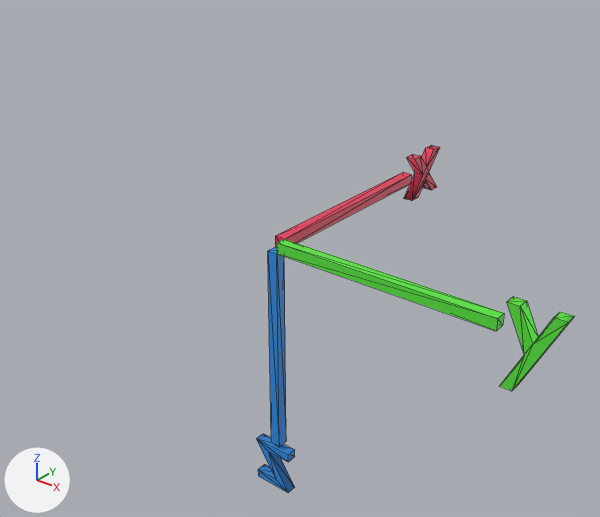
One commit to the glTF model models/axis.glb: the scene before it, then after it.
The view is the same before and after, from a 50 mm camera at (4.11, -4.82, 2.94) aimed at (0.09, 0.2, -0.18). Lighting does not change. The marker at lower left points along +X, +Y and +Z. Mesh edges are drawn as thin lines.

The older version as bpy lines, for what is in view:
```python
ob_x = bpy.data.objects.new('X', me_cube_001)
ob_x.location = (1.05, 0.0, 0.0)
ob_x.rotation_euler = (0.0, 1.571, 0.0)  # degrees (0, 90, 0)
ob_x.scale = (0.05, 0.05, 1.0)
ob_x_label = bpy.data.objects.new('x label', me_text_002)
ob_x_label.location = (0.0, 2.1, -0.25)
ob_x_label.rotation_euler = (1.571, 0.0, 1.571)  # degrees (90, 0, 90)
ob_y = bpy.data.objects.new('Y', me_cube_004)
ob_y.location = (0.0, 1.05, 0.0)
ob_y.rotation_euler = (-1.571, 1.571, 0.0)  # degrees (-90, 90, 0)
ob_y.scale = (0.05, 0.05, 1.0)
ob_y_label = bpy.data.objects.new('y label', me_text_003)
ob_y_label.location = (2.1, 0.0, -0.25)
ob_y_label.rotation_euler = (1.571, 0.0, 0.0)  # degrees (90, 0, 0)
ob_z = bpy.data.objects.new('Z', me_cube_005)
ob_z.location = (0.0, 0.0, -1.05)
ob_z.scale = (0.05, 0.05, 1.0)
ob_z_label = bpy.data.objects.new('z label', me_text_004)
ob_z_label.location = (-0.25, 0.0, -2.1)
ob_z_label.rotation_euler = (-1.571, 0.0, 0.0)  # degrees (-90, 0, 0)
```
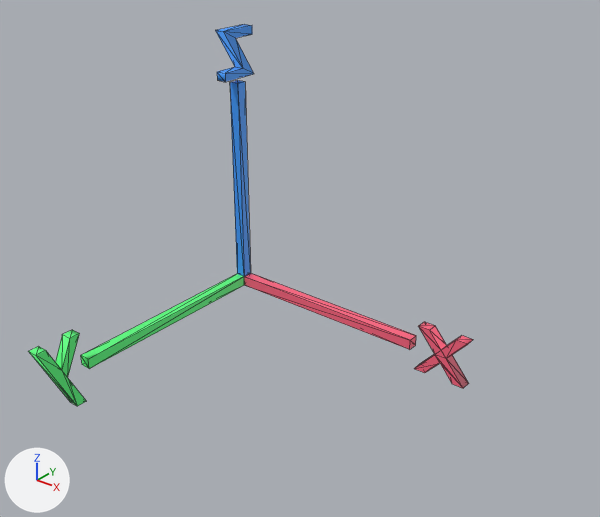
Diff of the bpy script that builds the scene:
```diff
--- a/models/axis.glb.py
+++ b/models/axis.glb.py
@@ img_z_axis @@
+img_z_axis = load_image('z axis', '_unpacked/z_axis', 1024, 1024, 'sRGB')
@@ img_x_axis @@
+img_x_axis = load_image('x axis', '_unpacked/x_axis', 1024, 1024, 'sRGB')
@@ img_y_axis @@
+img_y_axis = load_image('y axis', '_unpacked/y_axis', 1024, 1024, 'sRGB')
@@ mat_material_003 @@
 mat_material_003 = principled_material('Material.003')
-mat_material_003.base_color = (0.102, 0.796, 0.0517)  # green #5ae740
+mat_material_003.texture = img_y_axis
@@ mat_material_002 @@
 mat_material_002 = principled_material('Material.002')
-mat_material_002.base_color = (0.791, 0.0482, 0.102)  # red #e63e5a
+mat_material_002.texture = img_x_axis
@@ mat_material_004 @@
 mat_material_004 = principled_material('Material.004')
-mat_material_004.base_color = (0.0258, 0.272, 0.794)  # blue #2d8ee6
+mat_material_004.texture = img_z_axis
@@ ob_x @@
-ob_x = bpy.data.objects.new('X', me_cube_001)
-ob_x.location = (1.05, 0.0, 0.0)
-ob_x.rotation_euler = (0.0, 1.571, 0.0)  # degrees (0, 90, 0)
+ob_x = bpy.data.objects.new('X', me_cube_004)
+ob_x.location = (-0.111, 0.842, -1.018)
+ob_x.rotation_euler = (0.0, -1.571, 0.0)  # degrees (0, -90, 0)
 ob_x.scale = (0.05, 0.05, 1.0)
@@ ob_y @@
-ob_y = bpy.data.objects.new('Y', me_cube_004)
-ob_y.location = (0.0, 1.05, 0.0)
-ob_y.rotation_euler = (-1.571, 1.571, 0.0)  # degrees (-90, 90, 0)
+ob_y = bpy.data.objects.new('Y', me_cube_001)
+ob_y.location = (-1.161, -0.208, -1.018)
+ob_y.rotation_euler = (1.571, -1.571, 0.0)  # degrees (90, -90, 0)
 ob_y.scale = (0.05, 0.05, 1.0)
@@ ob_z @@
 ob_z = bpy.data.objects.new('Z', me_cube_005)
-ob_z.location = (0.0, 0.0, -1.05)
+ob_z.location = (-1.161, 0.842, 0.032)
+ob_z.rotation_euler = (-3.142, 0.0, -1.571)  # degrees (-180, 0, -90)
 ob_z.scale = (0.05, 0.05, 1.0)
@@ ob_x_label @@
 ob_x_label = bpy.data.objects.new('x label', me_text_002)
-ob_x_label.location = (0.0, 2.1, -0.25)
-ob_x_label.rotation_euler = (1.571, 0.0, 1.571)  # degrees (90, 0, 90)
+ob_x_label.location = (1.447, 0.842, -1.247)
+ob_x_label.rotation_euler = (1.571, 0.0, -3.142)  # degrees (90, 0, -180)
@@ ob_y_label @@
 ob_y_label = bpy.data.objects.new('y label', me_text_003)
-ob_y_label.location = (2.1, 0.0, -0.25)
-ob_y_label.rotation_euler = (1.571, 0.0, 0.0)  # degrees (90, 0, 0)
+ob_y_label.location = (-1.161, -1.258, -1.137)
+ob_y_label.rotation_euler = (1.571, 0.0, -1.571)  # degrees (90, 0, -90)
@@ ob_z_label @@
 ob_z_label = bpy.data.objects.new('z label', me_text_004)
-ob_z_label.location = (-0.25, 0.0, -2.1)
-ob_z_label.rotation_euler = (-1.571, 0.0, 0.0)  # degrees (-90, 0, 0)
+ob_z_label.location = (-1.161, 1.031, 1.082)
+ob_z_label.rotation_euler = (1.571, 0.0, -1.571)  # degrees (90, 0, -90)
```

Boxes (x1, y1, x2, y2) around the edits, measured in the pictures (600 x 517 px):
'X', surface changed, reshaped, moved, turned
    before: (277, 239, 504, 331)
    after: (244, 273, 416, 350)
'Z', surface changed, moved, turned
    before: (268, 247, 286, 446)
    after: (230, 80, 251, 276)
'Y', surface changed, reshaped, moved, turned
    before: (275, 173, 411, 247)
    after: (81, 274, 244, 369)
'y label', surface changed, moved, turned
    before: (500, 297, 574, 391)
    after: (28, 330, 86, 406)
'x label', surface changed, moved, turned
    before: (404, 145, 439, 201)
    after: (414, 322, 473, 388)
'z label', surface changed, moved, turned
    before: (257, 434, 295, 493)
    after: (215, 24, 254, 82)
